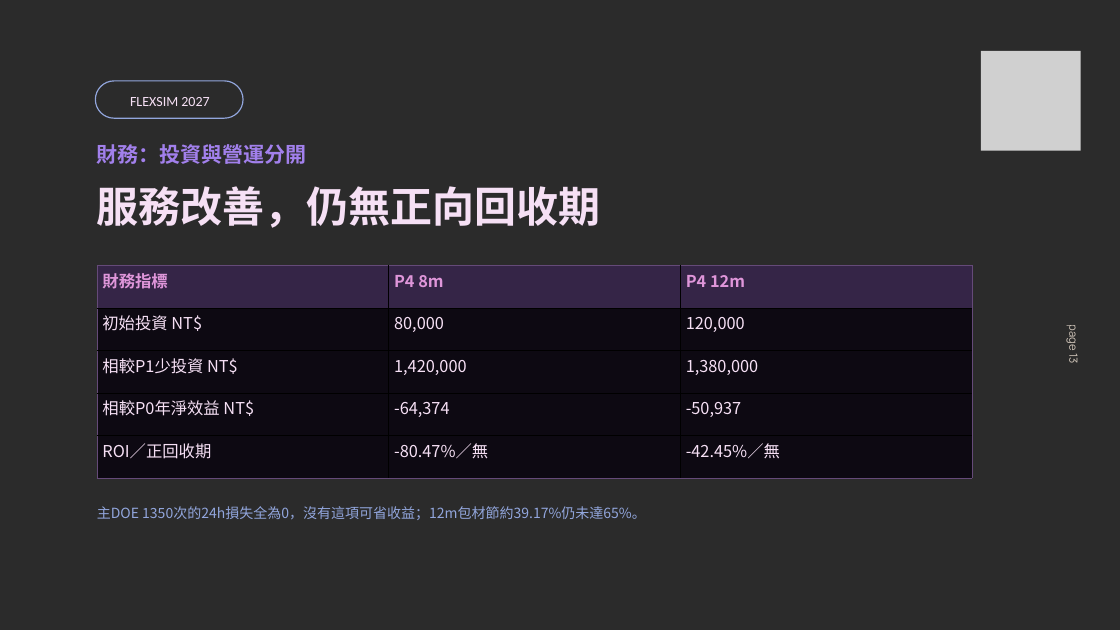
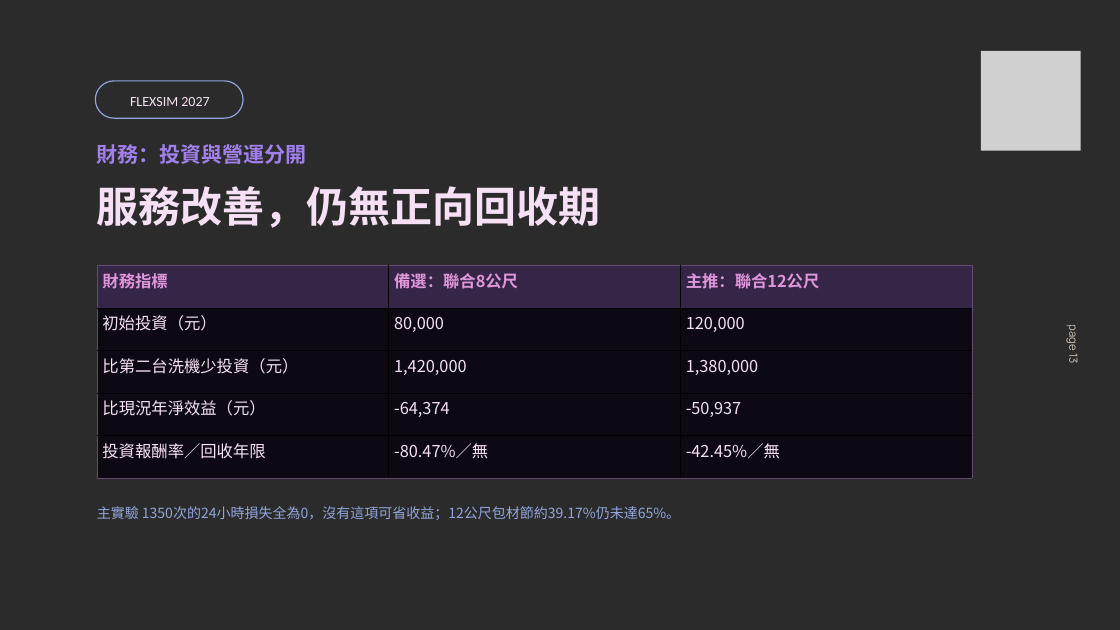
Before and after one commit to JRYTW/flexsim-circular-logistics-digital-twin, a slide deck: slide 13 of 重點檔案/01_成果簡報.pptx. Drawn at 1120x630 pixels with LibreOffice and Linux fonts; fonts in the diff are those of the drawing; grey boxes stand for pictures; background and template pictures are left out; a plain dark background stands for a picture behind light text. Boxes give left, top, right and bottom in pixels: in the first picture for what was removed or moved away, otherwise in the second. Text is boxed around its words. In the diff, an @@ line names an element or a change of style, - is before the commit and + after.

```diff
--- a/重點檔案/01_成果簡報.pptx
+++ b/重點檔案/01_成果簡報.pptx
@@ table at bbox=[97, 265, 972, 478] @@
-row 1, column 2: P4 8m
+row 1, column 2: 備選：聯合8公尺
-row 1, column 3: P4 12m
+row 1, column 3: 主推：聯合12公尺
-row 2, column 1: 初始投資 NT$
+row 2, column 1: 初始投資（元）
-row 3, column 1: 相較P1少投資 NT$
+row 3, column 1: 比第二台洗機少投資（元）
-row 4, column 1: 相較P0年淨效益 NT$
+row 4, column 1: 比現況年淨效益（元）
-row 5, column 1: ROI／正回收期
+row 5, column 1: 投資報酬率／回收年限
@@ text at bbox=[97, 506, 680, 520]: text changed @@
-主DOE 1350次的24h損失全為0，沒有這項可省收益；12m包材節約39.17%仍未達65%。
+主實驗 1350次的24小時損失全為0，沒有這項可省收益；12公尺包材節約39.17%仍未達65%。
```
Also in this commit, not shown: 13 other slides changed, 1 slide added, 1 slide removed, 26 other files.
